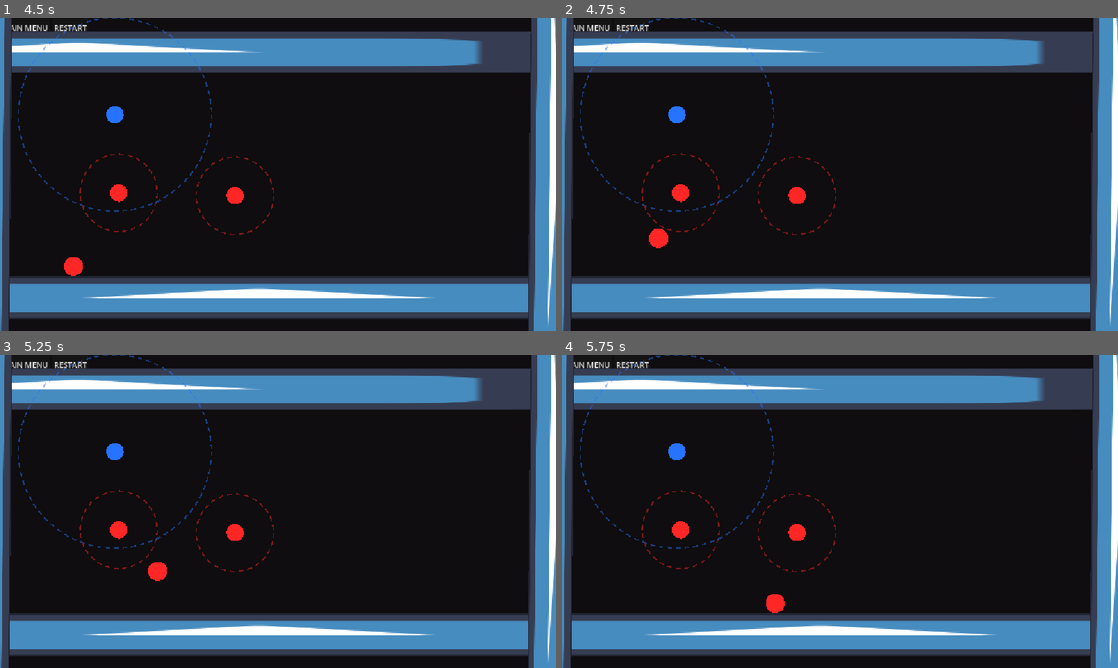
Above: before the commit, frames 1-4 (two rows, left to right).
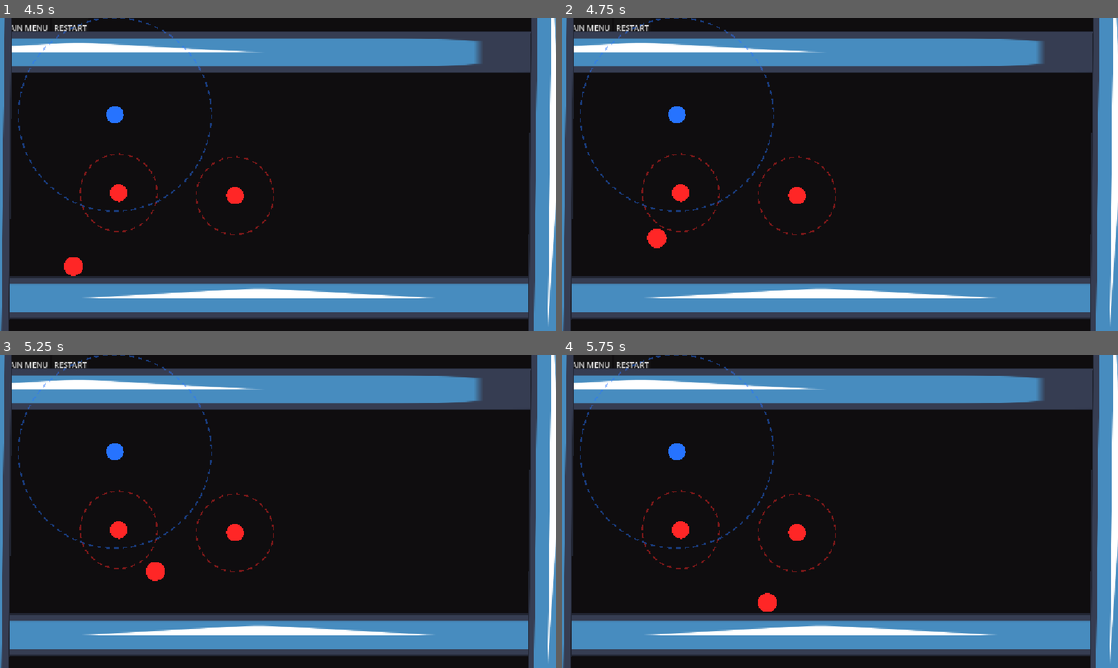
Above: after the commit, the same moments.

Repository: e-neuf/summer-summit-game-jam
Game: Godot game, scene res://levels/Level0.tscn
Two runs of this game, one before a commit and one after it. Both use one fixed random seed, a clock stepped at 60 frames per second and the inputs below. The engine's default icon, where the game draws it, is replaced by a stand-in: a white triangle on a blue panel in a dark square.
Inputs (mouse positions are in pixels of both pictures, inside the frame that each line leads up to):
- Up to frame 1 (4.5 s): click "RESTART" at 0.5 s; click "RESTART" at 1.25 s; click "RESTART" at 2 s; click "MAIN MENU" at 2.75 s; click "PLAY" at 3.5 s; tap Enter at 4.25 s; move the mouse to (233, 196) at 4.27 s; hold Right (move_right) from 4.28 s (still down); tap Space (flip_polarity) at 4.35 s; click (233, 196) at 4.42 s
- Up to frame 2 (4.75 s): keep holding Right (move_right); tap W (jump) at 4.52 s
- Up to frame 3 (5.25 s): keep holding Right (move_right); move the mouse to (116, 530) at 5.02 s; click (116, 530) at 5.1 s
- Up to frame 4 (5.75 s): keep holding Right (move_right); tap W (jump) at 5.27 s

Frame 1 is identical in both runs. In frame 2, less than 0.1% of the frame differs, in the area x 15-20%, y 67-74%; in frame 3, less than 0.1%; in frame 4, 0.2%, in the area x 35-41%, y 76-83%.

Commit message:
use get axis only once

Diff:
--- a/scripts/main_character.gd
+++ b/scripts/main_character.gd
@@ -114,9 +114,8 @@
 	elif Input.is_action_just_pressed("jump"):
 		velocity.y += JUMP_VELOCITY
 	if(!being_repelled && target_velocity==Vector2.ZERO):
-		var direction := Input.get_axis("move_left", "move_right")
-		if direction != 0.0:
-			velocity.x = move_toward(velocity.x, direction * MAX_SPEED, ACCEL * delta)
+		if input_dir.x != 0.0:
+			velocity.x = move_toward(velocity.x, input_dir.x * MAX_SPEED, ACCEL * delta)
 		else:
 			velocity.x = move_toward(velocity.x, 0.0, ACCEL * delta)
 
